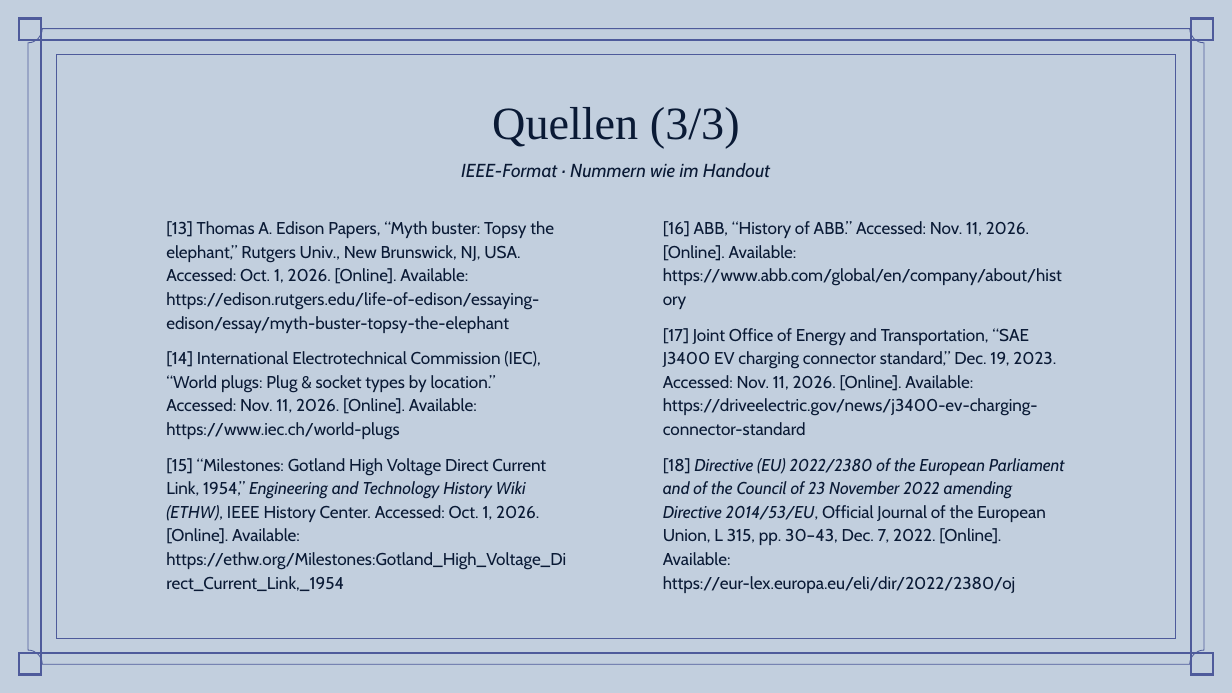
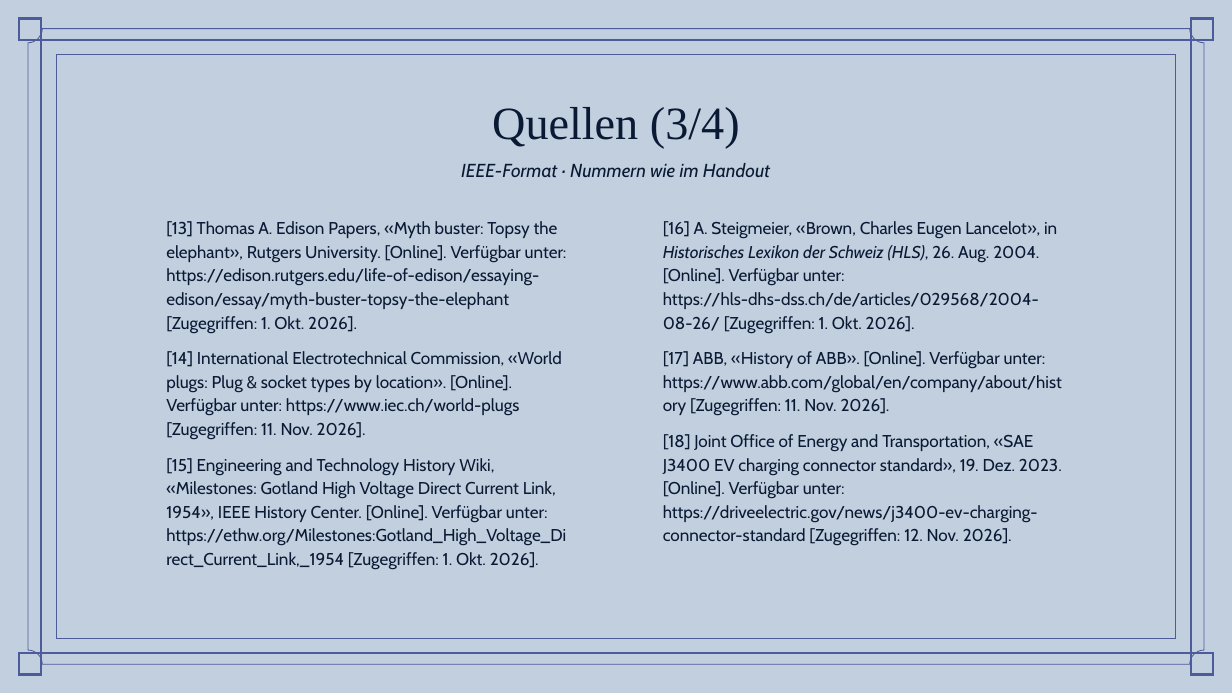
Before and after one commit to simonbruder-hub/Edison_vs_Westinghouse, a slide deck: slide 19 of abgabe/Praesentation_Stromkrieg_Bruder.pptx (slide 18 before the commit). Drawn at 1232x693 pixels with LibreOffice and Linux fonts; fonts in the diff are those of the drawing; background and template pictures are left out. Boxes give left, top, right and bottom in pixels: in the first picture for what was removed or moved away, otherwise in the second. Text is boxed around its words. In the diff, an @@ line names an element or a change of style, - is before the commit and + after.

```diff
--- a/abgabe/Praesentation_Stromkrieg_Bruder.pptx
+++ b/abgabe/Praesentation_Stromkrieg_Bruder.pptx
@@ title at [492, 107, 740, 148]: text changed @@
-Quellen (3/3)
+Quellen (3/4)
@@ subtitle at [166, 221, 567, 570]: text changed @@
-[13] Thomas A. Edison Papers, “Myth buster: Topsy the elephant,” Rutgers Univ., New Brunswick, NJ, USA. Accessed: Oct. 1, 2026. [Online]. Available: https://edison.rutgers.edu/life-of-edison/essaying-edison/essay/myth-buster-topsy-the-elephant
-[14] International Electrotechnical Commission (IEC), “World plugs: Plug & socket types by location.” Accessed: Nov. 11, 2026. [Online]. Available: https://www.iec.ch/world-plugs
-[15] “Milestones: Gotland High Voltage Direct Current Link, 1954,” Engineering and Technology History Wiki (ETHW), IEEE History Center. Accessed: Oct. 1, 2026. [Online]. Available: https://ethw.org/Milestones:Gotland_High_Voltage_Direct_Current_Link,_1954
+[13] Thomas A. Edison Papers, «Myth buster: Topsy the elephant», Rutgers University. [Online]. Verfügbar unter: https://edison.rutgers.edu/life-of-edison/essaying-edison/essay/myth-buster-topsy-the-elephant [Zugegriffen: 1. Okt. 2026].
+[14] International Electrotechnical Commission, «World plugs: Plug & socket types by location». [Online]. Verfügbar unter: https://www.iec.ch/world-plugs [Zugegriffen: 11. Nov. 2026].
+[15] Engineering and Technology History Wiki, «Milestones: Gotland High Voltage Direct Current Link, 1954», IEEE History Center. [Online]. Verfügbar unter: https://ethw.org/Milestones:Gotland_High_Voltage_Direct_Current_Link,_1954 [Zugegriffen: 1. Okt. 2026].
@@ subtitle at [663, 221, 1062, 546]: text changed @@
-[16] ABB, “History of ABB.” Accessed: Nov. 11, 2026. [Online]. Available: https://www.abb.com/global/en/company/about/history
-[17] Joint Office of Energy and Transportation, “SAE J3400 EV charging connector standard,” Dec. 19, 2023. Accessed: Nov. 11, 2026. [Online]. Available: https://driveelectric.gov/news/j3400-ev-charging-connector-standard
-[18] Directive (EU) 2022/2380 of the European Parliament and of the Council of 23 November 2022 amending Directive 2014/53/EU, Official Journal of the European Union, L 315, pp. 30–43, Dec. 7, 2022. [Online]. Available: https://eur-lex.europa.eu/eli/dir/2022/2380/oj
+[16] A. Steigmeier, «Brown, Charles Eugen Lancelot», in Historisches Lexikon der Schweiz (HLS), 26. Aug. 2004. [Online]. Verfügbar unter: https://hls-dhs-dss.ch/de/articles/029568/2004-08-26/ [Zugegriffen: 1. Okt. 2026].
+[17] ABB, «History of ABB». [Online]. Verfügbar unter: https://www.abb.com/global/en/company/about/history [Zugegriffen: 11. Nov. 2026].
+[18] Joint Office of Energy and Transportation, «SAE J3400 EV charging connector standard», 19. Dez. 2023. [Online]. Verfügbar unter: https://driveelectric.gov/news/j3400-ev-charging-connector-standard [Zugegriffen: 12. Nov. 2026].
```
Also in this commit, not shown: 12 other slides changed, 2 slides added, 8 other files.
